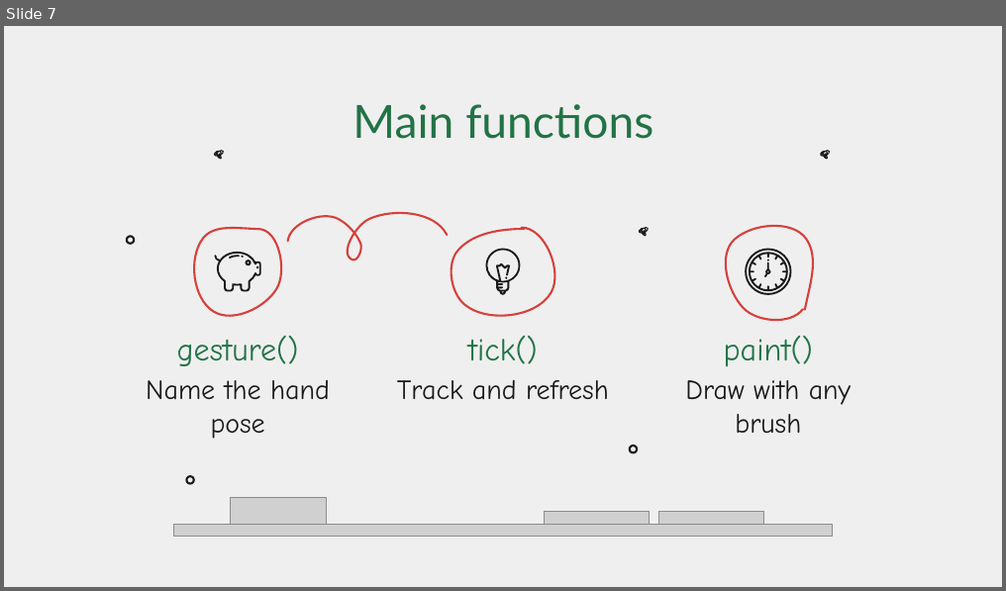
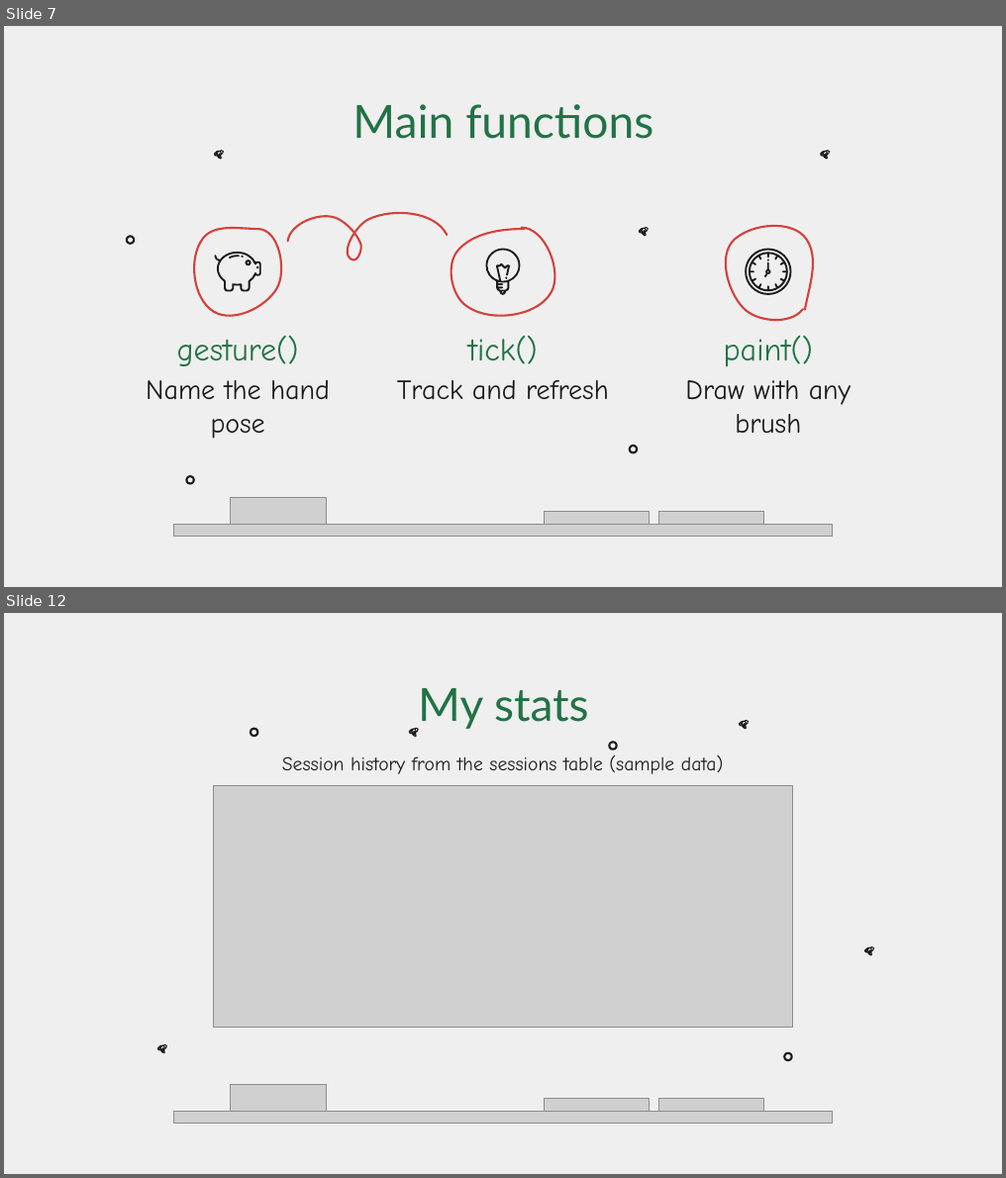
Before and after one commit to thiyatira/AirInk, a slide deck: documents/presentation/AirInk_Presentation.pptx. Shown one above the other, each under a label of ours: slide 7 before the commit, slides 7 and 12 after it; the slides between them are not shown. The pictures are 1006x591 and 1006x1178 pixels, drawn with LibreOffice and Linux fonts; fonts in the diff are those of the drawing; grey boxes stand for pictures; background and template pictures are left out. Boxes give left, top, right and bottom in pixels: in the first picture for what was removed or moved away, otherwise in the second. Text is boxed around its words. In the diff, an @@ line names an element or a change of style, - is before the commit and + after.

Commit message:
Add MySQL gallery and session statistics

```diff
--- a/documents/presentation/AirInk_Presentation.pptx
+++ b/documents/presentation/AirInk_Presentation.pptx
@@ slide 12 added at (4,613,1002,1174), background picture (left out) @@
@@ text added at (418,688,589,730), 33 pt, text #217346 @@
+My stats
@@ ellipse added at (251,729,257,736), outline #191919 1.5 pt @@
@@ freeform shape added at (409,728,418,736), outline #191919 0.75 pt @@
@@ freeform shape added at (740,721,748,729), outline #191919 0.75 pt @@
@@ text added at (282,755,724,774), 14 pt, text #191919 @@
+Session history from the sessions table (sample data)
@@ ellipse added at (609,742,616,749), outline #191919 1.5 pt @@
@@ picture added at (214,785,792,1027) @@
@@ freeform shape added at (865,948,874,956), outline #191919 0.75 pt @@
@@ freeform shape added at (157,1045,166,1054), outline #191919 0.75 pt @@
@@ ellipse added at (784,1054,791,1060), outline #191919 1.5 pt @@
@@ group added at (173,1085,833,1124): 4 pictures @@
```
Also in this commit, not shown: 2 slides changed, 1 other slide added, 15 other files.
